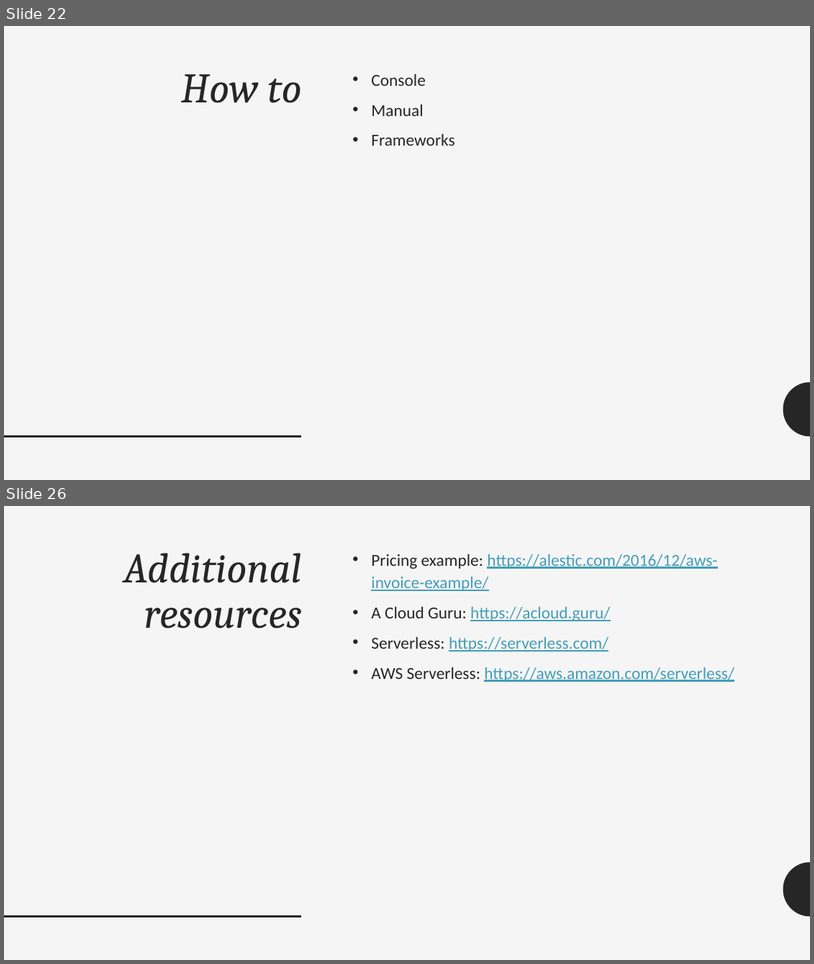
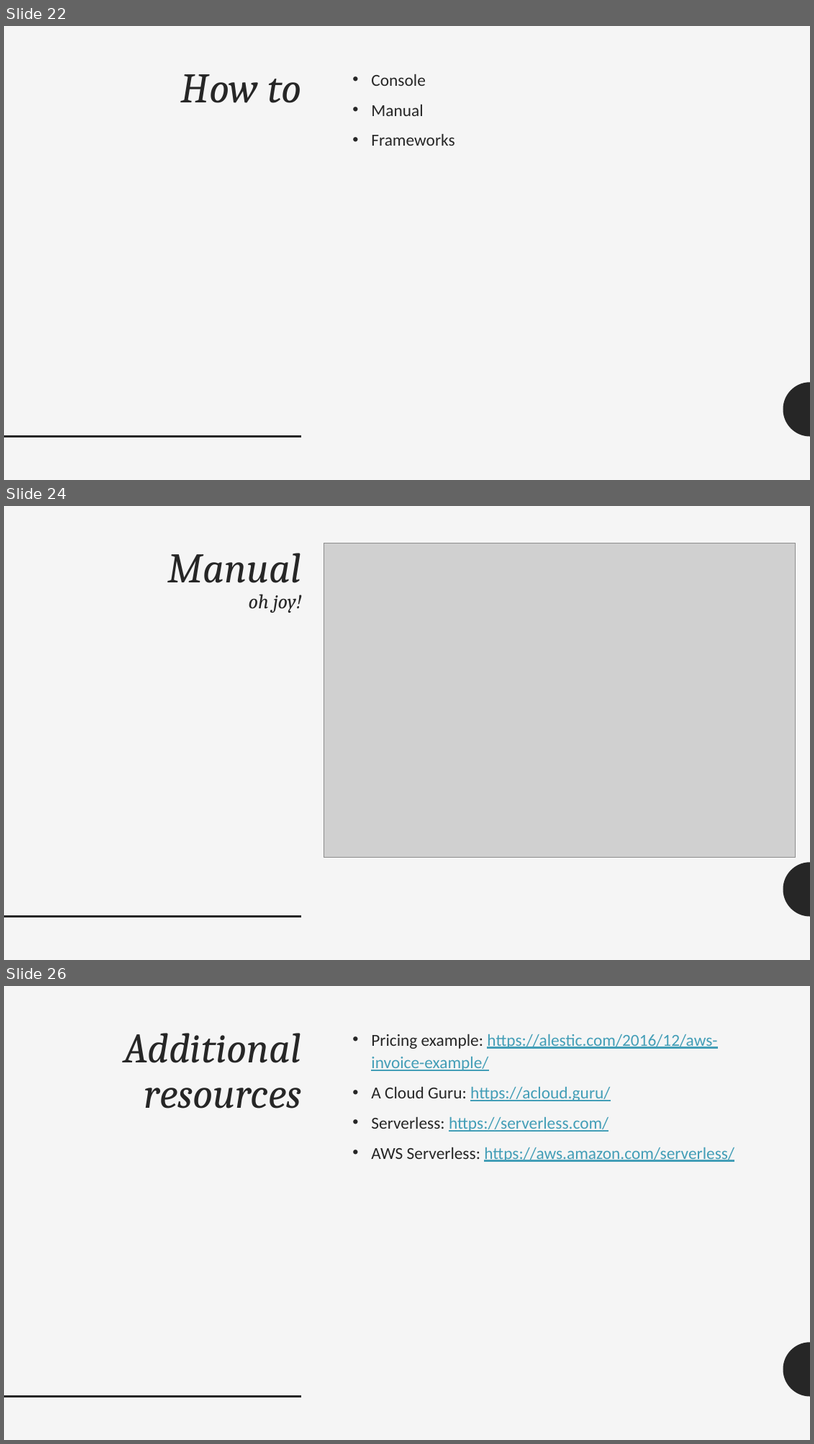
Before and after one commit to adrianpomilio/going-serverless, a slide deck: going-serverless-2017.pptx. Shown one above the other, each under a label of ours: slides 22 and 26 before the commit, slides 22, 24 and 26 after it; the slides between them are not shown. The pictures are 814x964 and 814x1444 pixels, drawn with LibreOffice and Linux fonts; fonts in the diff are those of the drawing; grey boxes stand for pictures. Boxes give left, top, right and bottom in pixels: in the first picture for what was removed or moved away, otherwise in the second. Text is boxed around its words. In the diff, an @@ line names an element or a change of style, - is before the commit and + after.

Commit message:
added screens for console and manual

```diff
--- a/going-serverless-2017.pptx
+++ b/going-serverless-2017.pptx
@@ slide 24 added at (4,506,810,960), background #F5F5F5; not listed: 2 template elements that a slide beside it also shows @@
@@ picture added at (324,543,797,857) @@
@@ title added at (168,553,302,613), 50 pt, text #262626, italic @@
+Manual
+oh joy!
```
Also in this commit, not shown: 2 slides changed, 1 slide removed.
